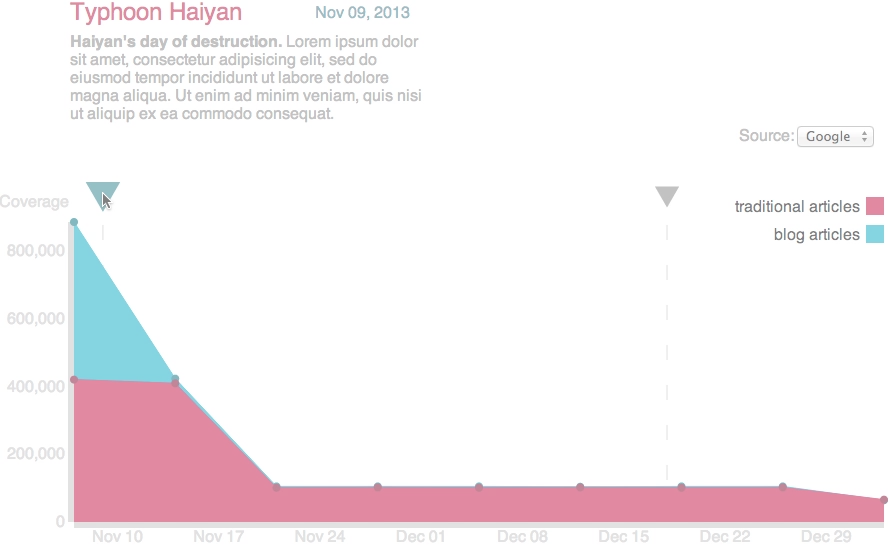
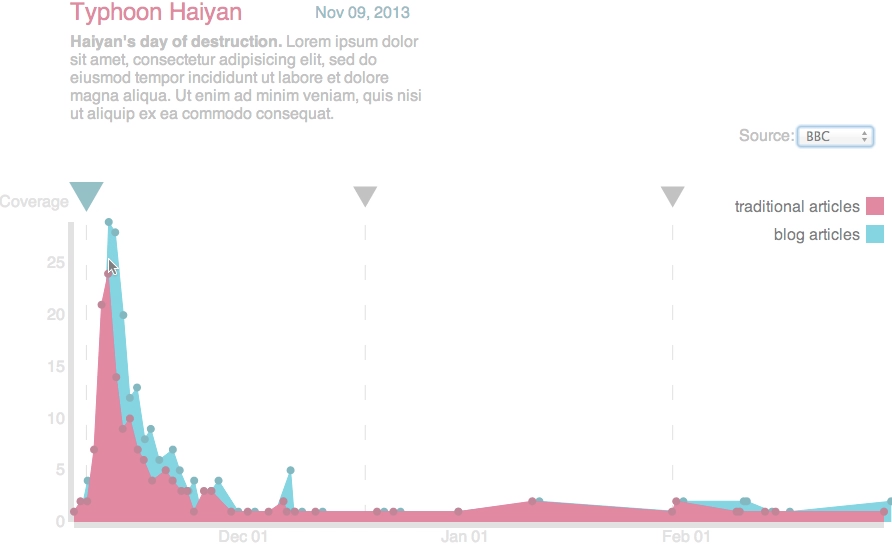
The second 892×548 image is a revision of the first. Changes to its layers:
removed layer "Layer 1" (was 50%) from group "Video Group 1" over <box>5,9,892,544</box>
added layer "Layer 1 copy 6" (50%) in group "Video Group 1" over <box>5,9,892,544</box>
added layer "Layer 1 copy 4" (50%) in group "Video Group 1" over <box>5,9,892,544</box>
added layer "Layer 1 copy 2" (50%) in group "Video Group 1" over <box>5,9,892,544</box>
added layer "Layer 1 copy" (50%) in group "Video Group 1" over <box>5,9,892,544</box>
